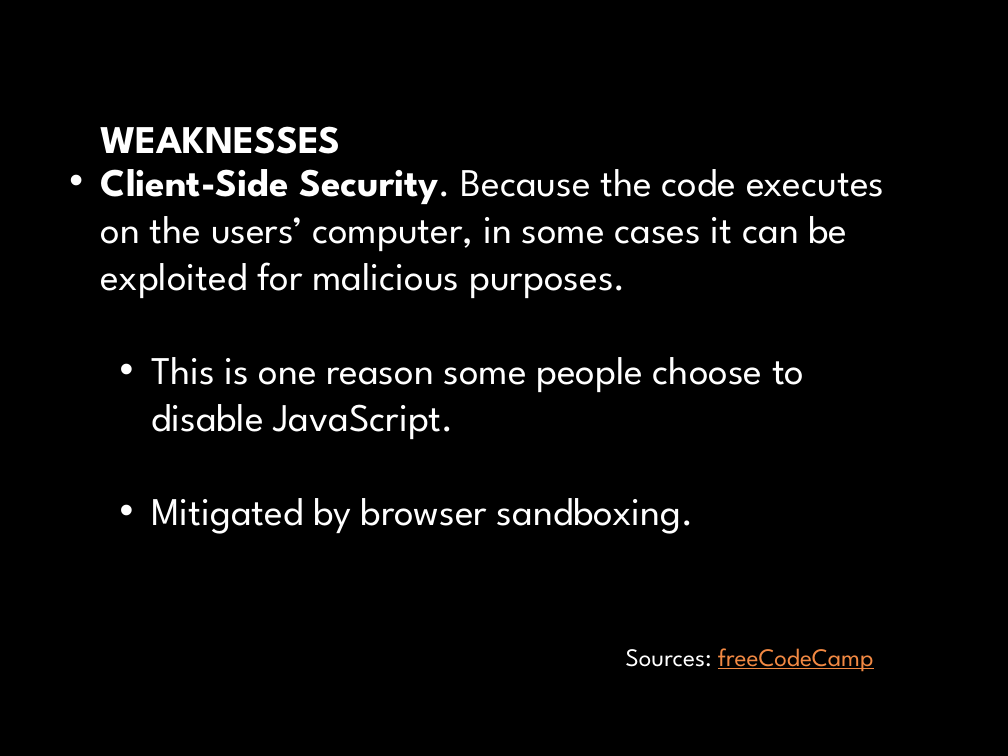
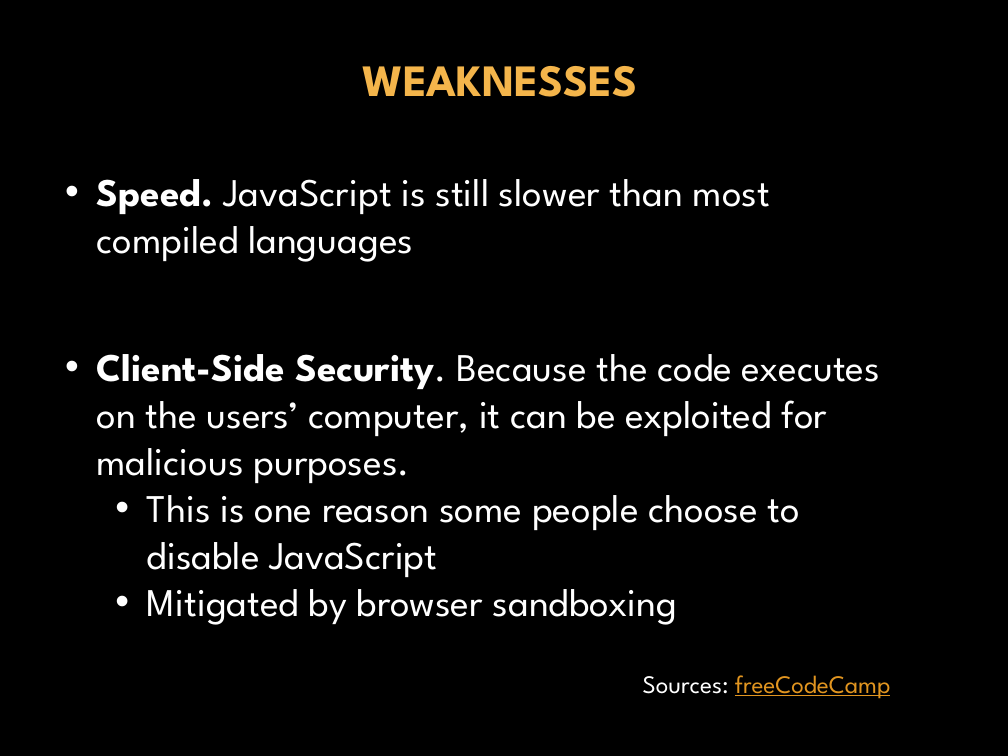
Before and after one commit to donfreiday/cpsc330-js, a slide deck: slide 5 of Javascript.pptx. Drawn at 1008x756 pixels with LibreOffice and Linux fonts; fonts in the diff are those of the drawing; background and template pictures are left out. Boxes give left, top, right and bottom in pixels: in the first picture for what was removed or moved away, otherwise in the second. Text is boxed around its words. In the diff, an @@ line names an element or a change of style, - is before the commit and + after.

```diff
--- a/Javascript.pptx
+++ b/Javascript.pptx
@@ title "WEAKNESSES": place and size @@
-title "WEAKNESSES" at [100,126,341,154]
+title "WEAKNESSES" at [362,66,637,97]
@@ title "WEAKNESSES" at [362,66,637,97]: size 28 to 32 pt, text colour gradient #FFFFFF to #BFBFBF to #F4B54B; alignment left to centre @@
@@ text added at [97,179,770,262], 28 pt, text #FFFFFF @@
+• Speed. JavaScript is still slower than most compiled languages
@@ text at [97,354,880,625]: text changed @@
-• Client-Side Security. Because the code executes on the users’ computer, in some cases it can be exploited for malicious purposes.
-  • This is one reason some people choose to disable JavaScript.
-  • Mitigated by browser sandboxing.
+• Client-Side Security. Because the code executes on the users’ computer, it can be exploited for malicious purposes.
+  • This is one reason some people choose to disable JavaScript
+  • Mitigated by browser sandboxing
@@ text "Sources: freeCodeCamp": place and size @@
-text "Sources: freeCodeCamp" at [626,648,873,672]
+text "Sources: freeCodeCamp" at [643,675,890,699]
@@ text "Sources: freeCodeCamp" at [643,675,890,699]: text colour #F28943 to #E19520 in "freeCodeCamp" @@
```
Also in this commit, not shown: 34 other slides changed, 5 slides added, 2 slides removed.
